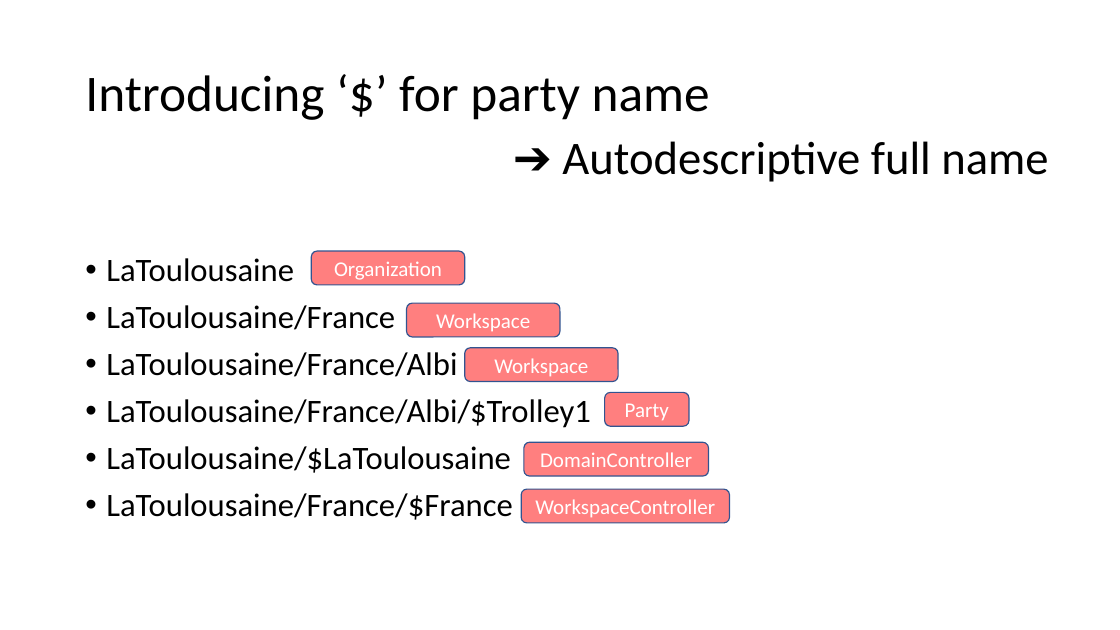
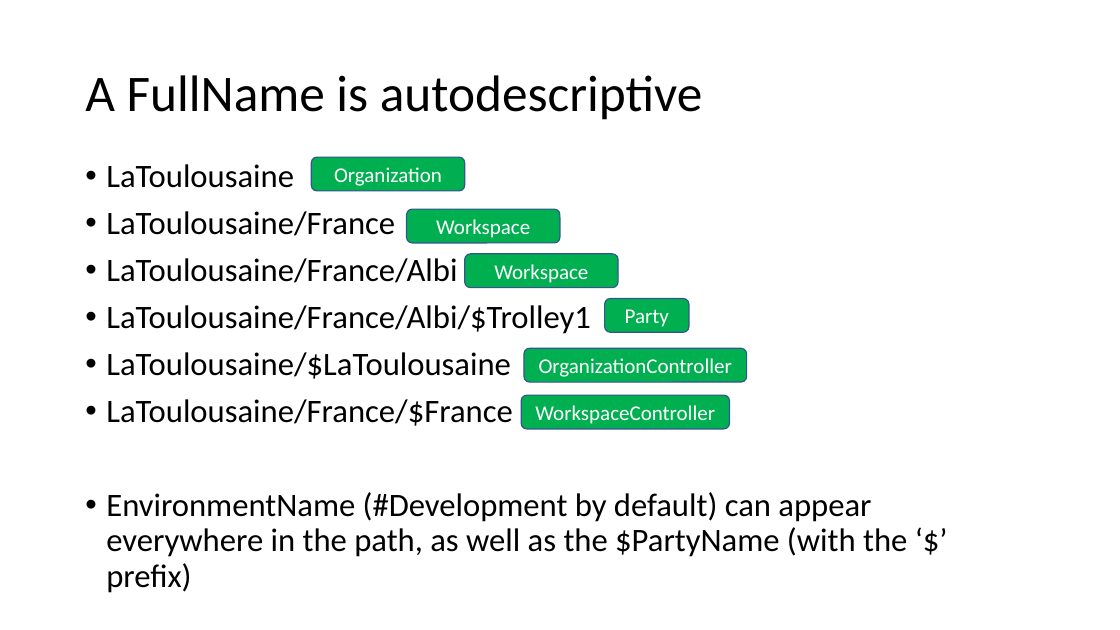
Before and after one commit to signature-opensource/CK-AppIdentity-Transport, a slide deck: slide 5 of Doc/CK-AppIdentity.pptx (slide 18 before the commit). Drawn at 1120x630 pixels with LibreOffice and Linux fonts; fonts in the diff are those of the drawing. Boxes give left, top, right and bottom in pixels: in the first picture for what was removed or moved away, otherwise in the second. Text is boxed around its words. In the diff, an @@ line names an element or a change of style, - is before the commit and + after.

Commit message:
WIP. Removed "Domain". Model should be a simpler Composite...
A Remotes should be IRemote[].
IRemote should have 2 specialisations:
- The IRemoteDomain
- The IRemoteParty

Composite should be handled at Configuration level (parallel
model).

```diff
--- a/Doc/CK-AppIdentity.pptx
+++ b/Doc/CK-AppIdentity.pptx
@@ title at box(85, 75, 703, 120): text changed @@
-Introducing ‘$’ for party name
+A FullName is autodescriptive
@@ text removed at box(562, 141, 1048, 182) @@
-➔ Autodescriptive full name
@@ text "LaToulousaine": place and size @@
-text "LaToulousaine" at box(106, 258, 591, 520)
+text "LaToulousaine" at box(106, 164, 907, 593)
@@ 5 rounded rectangles: place and size @@
-5 rounded rectangles at box(312, 251, 729, 523)
+5 rounded rectangles at box(312, 157, 729, 429)
@@ fill #FF0000 at 50% opacity to #00B050 in 6 elements at box(407, 209, 560, 243), box(521, 395, 729, 429), box(312, 157, 465, 191), box(605, 298, 689, 332), box(465, 254, 618, 287), box(524, 349, 747, 382) @@
@@ rounded rectangle "OrganizationController": place and size @@
-rounded rectangle "OrganizationController" at box(524, 443, 709, 476)
+rounded rectangle "OrganizationController" at box(524, 349, 747, 382)
@@ text in rounded rectangle at box(539, 358, 732, 377): text changed @@
-DomainController
+OrganizationController
@@ text at box(106, 492, 907, 593): paragraph added @@
+• EnvironmentName (#Development by default) can appear everywhere in the path, as well as the $PartyName (with the ‘$’ prefix)
```
Also in this commit, not shown: 7 other slides changed, 9 slides added, 1 slide removed, 33 other files.
